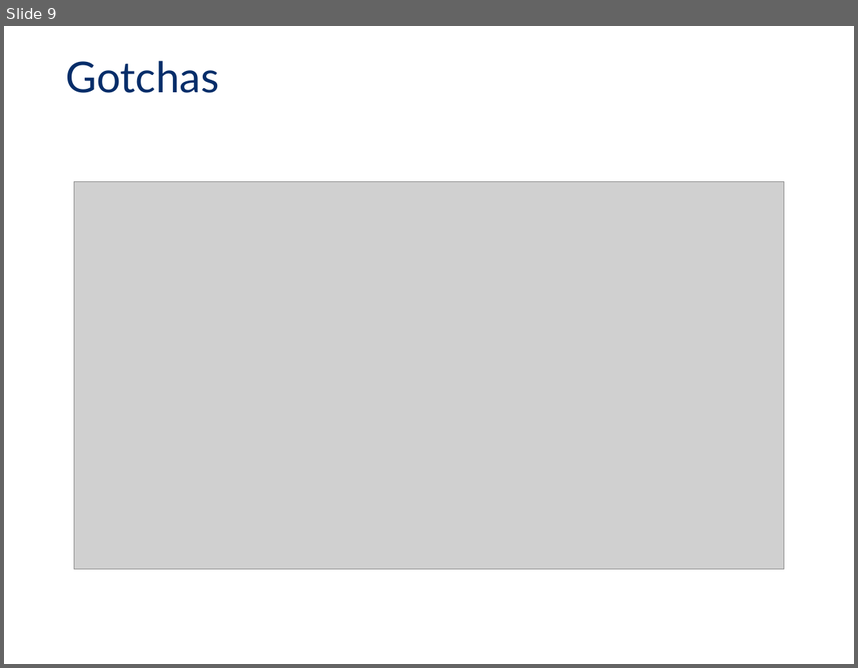
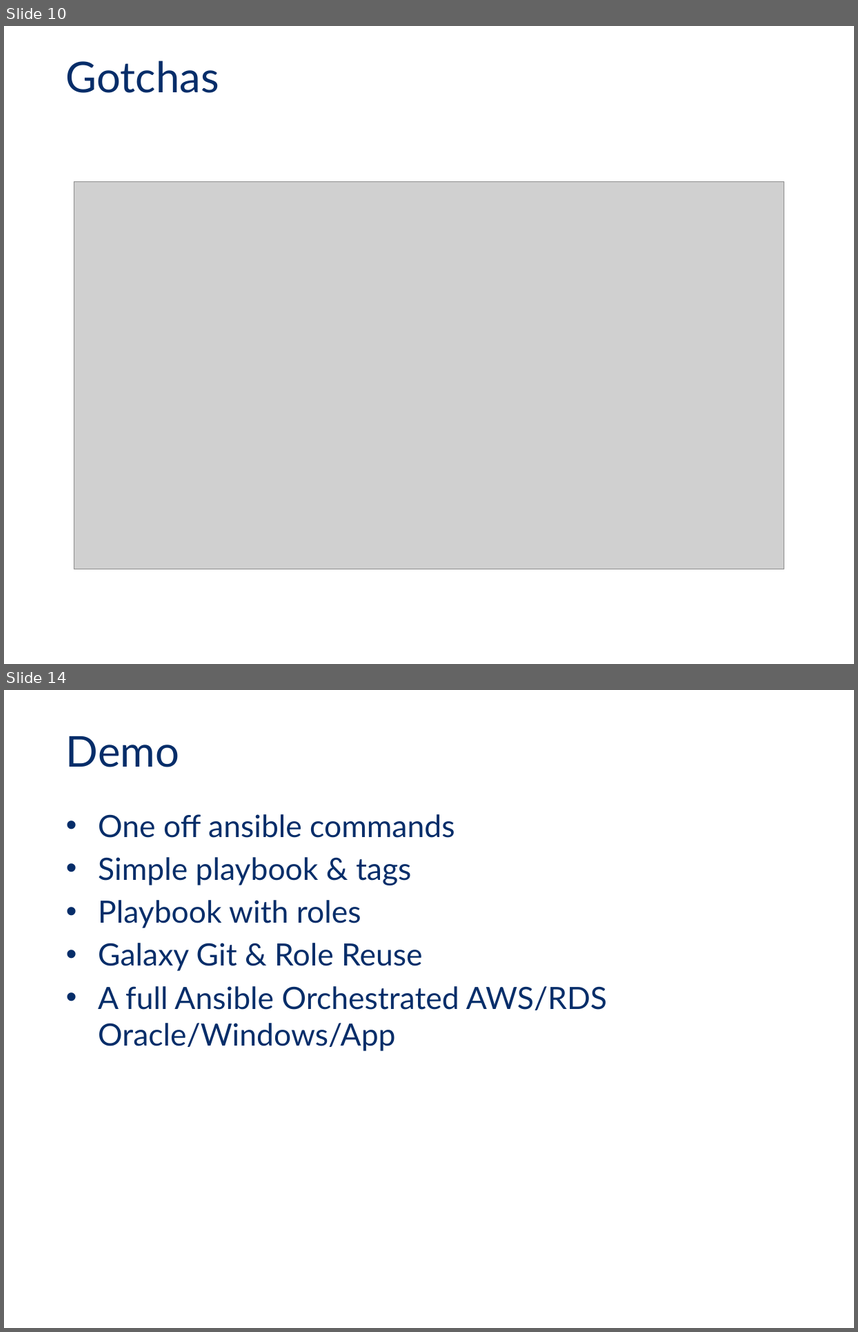
Before and after one commit to sarlindo/ansibledemo, a slide deck: TMX_Ansible_KnowledgeSharing.pptx. Shown one above the other, each under a label of ours: slide 9 before the commit, slides 10 and 14 after it; the slides between them are not shown. The pictures are 858x668 and 858x1332 pixels, drawn with LibreOffice and Linux fonts; fonts in the diff are those of the drawing; grey boxes stand for pictures; background and template pictures are left out. Boxes give left, top, right and bottom in pixels: in the first picture for what was removed or moved away, otherwise in the second. Text is boxed around its words. In the diff, an @@ line names an element or a change of style, - is before the commit and + after.

```diff
--- a/TMX_Ansible_KnowledgeSharing.pptx
+++ b/TMX_Ansible_KnowledgeSharing.pptx
@@ slide 14 added at box(4, 690, 854, 1328), background picture (left out) @@
@@ title added at box(66, 736, 179, 767), 36 pt, text #062D69 @@
+Demo
@@ text added at box(98, 814, 607, 1051), 26 pt, text #062D69 @@
+• One off ansible commands
+• Simple playbook & tags
+• Playbook with roles
+• Galaxy Git & Role Reuse
+• A full Ansible Orchestrated AWS/RDS Oracle/Windows/App
@@ page number added at box(4, 1295, 58, 1328), 12 pt, text #FFFFFF @@
+14
@@ what was slide 9 is now slide 10 @@
```
Also in this commit, not shown: 5 slides changed, 4 other slides added, 1 slide removed.
